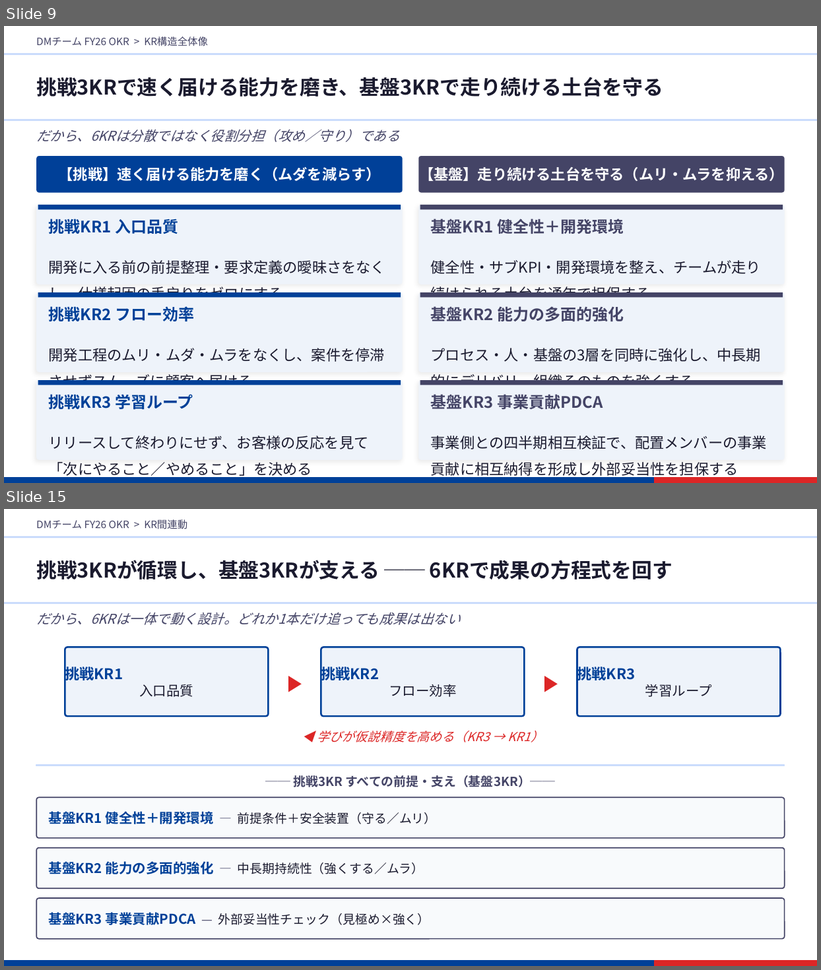
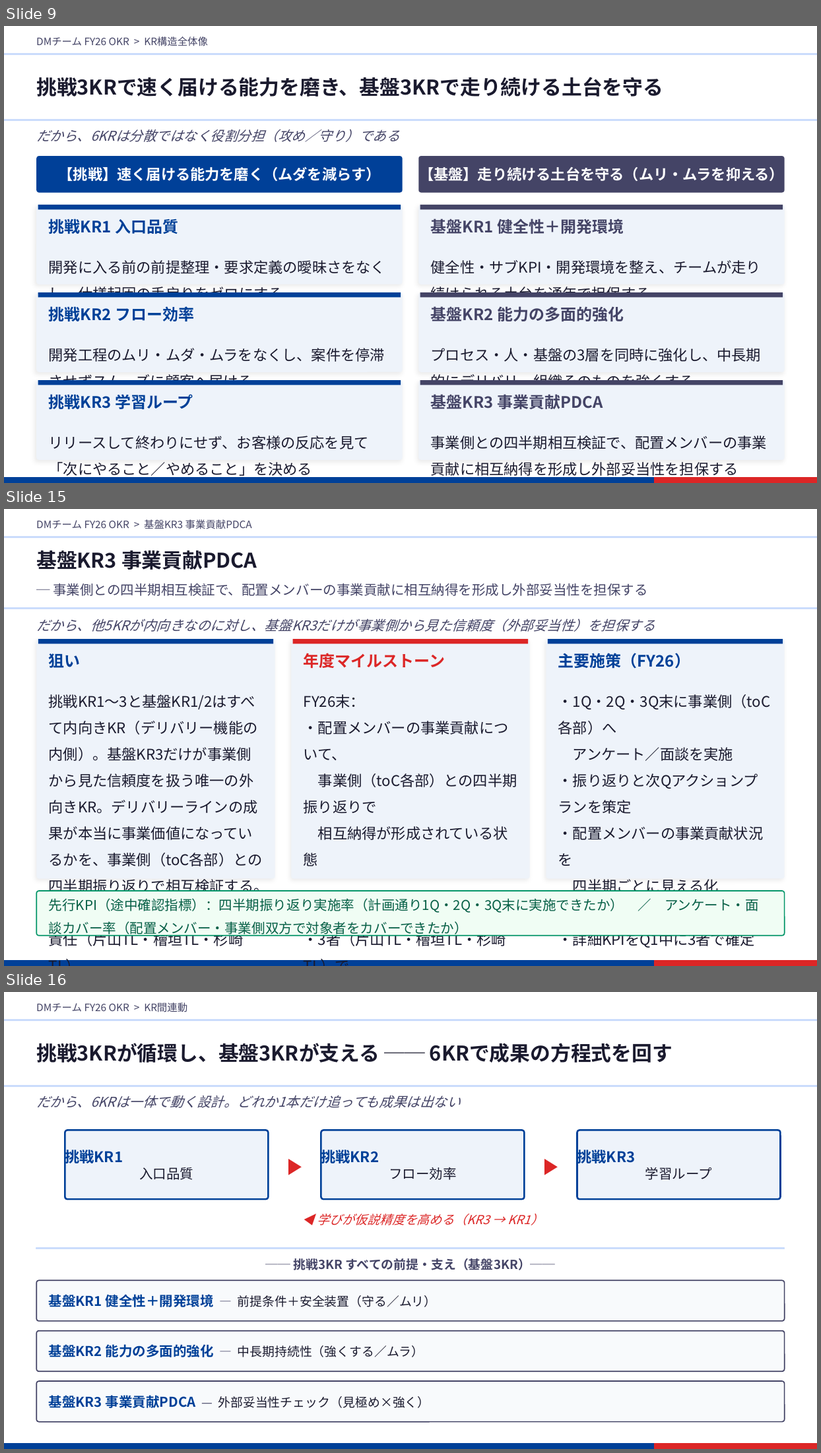
Before and after one commit to 4hey4hey/claude-workspace, a slide deck: outputs/pptx/2026-04-19_dm-okr-fy26-for-gm.pptx. Shown one above the other, each under a label of ours: slides 9 and 15 before the commit, slides 9, 15 and 16 after it; the slides between them are not shown. The pictures are 821x970 and 821x1453 pixels, drawn with LibreOffice and Linux fonts; fonts in the diff are those of the drawing. Boxes give left, top, right and bottom in pixels: in the first picture for what was removed or moved away, otherwise in the second. Text is boxed around its words. In the diff, an @@ line names an element or a change of style, - is before the commit and + after.

```diff
--- a/outputs/pptx/2026-04-19_dm-okr-fy26-for-gm.pptx
+++ b/outputs/pptx/2026-04-19_dm-okr-fy26-for-gm.pptx
@@ slide 15 added at bbox=[4, 509, 817, 966], background #FFFFFF @@
@@ text added at bbox=[36, 520, 252, 529], 9 pt, text #444466 @@
+DMチーム FY26 OKR > 基盤KR3 事業貢献PDCA
@@ rectangle added at bbox=[4, 537, 817, 537], fill #CADCFC, outline #CADCFC 1 pt @@
@@ text added at bbox=[36, 551, 257, 570], 18 pt, text #1A1A2E, bold @@
+基盤KR3 事業貢献PDCA
@@ text added at bbox=[53, 583, 648, 596], 12 pt, text #444466 @@
+─ 事業側との四半期相互検証で、配置メンバーの事業貢献に相互納得を形成し外部妥当性を担保する
@@ rectangle added at bbox=[4, 608, 817, 609], fill #CADCFC, outline #CADCFC 1 pt @@
@@ text added at bbox=[36, 619, 655, 632], 12 pt, text #444466, italic @@
+だから、他5KRが内向きなのに対し、基盤KR3だけが事業側から見た信頼度（外部妥当性）を担保する
@@ rounded rectangle added at bbox=[36, 639, 275, 879], fill #EEF3FA @@
@@ rectangle added at bbox=[38, 639, 273, 644], fill #004098 @@
@@ rounded rectangle added at bbox=[291, 639, 529, 879], fill #EEF3FA @@
@@ rectangle added at bbox=[292, 639, 527, 644], fill #DC2626 @@
@@ rounded rectangle added at bbox=[547, 639, 785, 879], fill #EEF3FA @@
@@ rectangle added at bbox=[548, 639, 783, 644], fill #004098 @@
@@ text added at bbox=[49, 654, 81, 668], 14 pt, text #004098, bold @@
+狙い
@@ text added at bbox=[304, 653, 446, 668], 14 pt, text #DC2626, bold @@
+年度マイルストーン
@@ text added at bbox=[558, 653, 690, 669], 14 pt, text #004098, bold @@
+主要施策（FY26）
@@ text added at bbox=[49, 694, 269, 947], 13 pt, text #1A1A2E @@
+挑戦KR1〜3と基盤KR1/2はすべて内向きKR（デリバリー機能の内側）。基盤KR3だけが事業側から見た信頼度を扱う唯一の外向きKR。デリバリーラインの成果が本当に事業価値になっているかを、事業側（toC各部）との四半期振り返りで相互検証する。※DPG KR⑦直接受け／3者共同責任（片山TL・檜垣TL・杉崎TL）
@@ text added at bbox=[304, 694, 517, 947], 13 pt, text #1A1A2E @@
+FY26末：
+・配置メンバーの事業貢献について、
+事業側（toC各部）との四半期振り返りで
+相互納得が形成されている状態
+FY26 Q1中：
+・3者（片山TL・檜垣TL・杉崎TL）で
+詳細KPI整合を確定
@@ text added at bbox=[558, 694, 770, 948], 13 pt, text #1A1A2E @@
+・1Q・2Q・3Q末に事業側（toC各部）へ
+アンケート／面談を実施
+・振り返りと次Qアクションプランを策定
+・配置メンバーの事業貢献状況を
+四半期ごとに見える化
+・3者共同運営の仕組みを設計
+・詳細KPIをQ1中に3者で確定
@@ rounded rectangle added at bbox=[36, 891, 785, 936], fill #F0FDF4, outline #059669 1 pt @@
@@ text added at bbox=[49, 898, 759, 937], 12 pt, text #065F46 @@
+先行KPI（途中確認指標）：四半期振り返り実施率（計画通り1Q・2Q・3Q末に実施できたか） ／ アンケート・面談カバー率（配置メンバー・事業側双方で対象者をカバーできたか）
@@ rectangle added at bbox=[4, 961, 655, 966], fill #004098, outline #004098 1 pt @@
@@ rectangle added at bbox=[655, 961, 817, 966], fill #DC2626, outline #DC2626 1 pt @@
@@ what was slide 15 is now slide 16 @@
```
Also in this commit, not shown: 5 slides changed, 1 other slide added, 1 slide removed, 7 other files.
